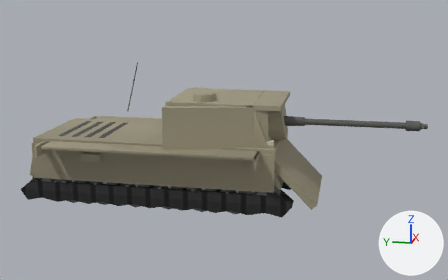
The glTF model client/assets/models/enemy-td.glb: old version first, new version second.
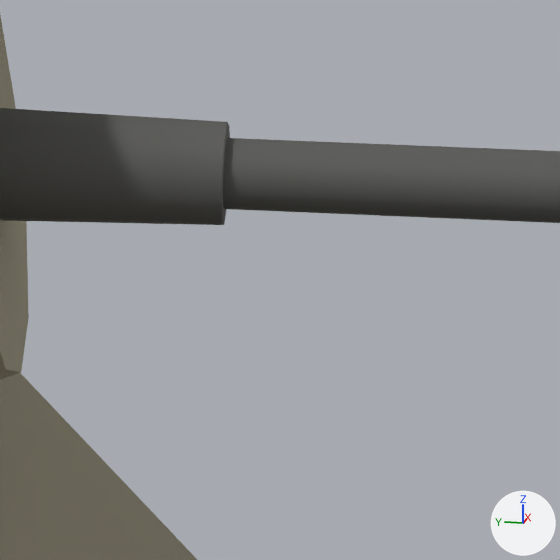
The first picture shows the older version from a 50 mm lens placed at (-15.95, -4.86, 5.66), pointed at (-0.05, -1.68, 1.69). The close-ups show the older and then the newer version on the part from 64% to 75% of the width and 38% to 55% of the height of that picture. Only the edits that show in the close-ups are written down. Lighting does not change. The marker at lower right points along +X, +Y and +Z. Where no turn or scale is listed for an object, it has been applied to the vertices. Vertices at exactly the same position are counted once.

Script lines for the objects in view, before the commit:
```python
me_mesh_18 = bpy.data.meshes.new('Mesh_18')
me_mesh_18.from_pydata(...)  # 8 vertices, 12 faces; spans x -1.25..1.25, y -4.27..-2.83, z 0.31..1.76
me_mesh_18.materials.append(mat_glacis_mat)
me_mesh_22 = bpy.data.meshes.new('Mesh_22')
me_mesh_22.from_pydata(...)  # 36 vertices, 60 faces; spans x -1.15..1.15, y -3.37..-2.38, z 1.63..2.88
me_mesh_22.materials.append(mat_mantlet_mat)
me_mesh_25 = bpy.data.meshes.new('Mesh_25')
me_mesh_25.from_pydata(...)  # 96 vertices, 160 faces; spans x -0.13..0.13, y -3.57..0.04, z -0.13..0.13
me_mesh_25.materials.append(mat_barrel_mat)
ob_barrel = bpy.data.objects.new('barrel', me_mesh_25)
ob_barrel.location = (0.0, -3.3, 2.27)
ob_glacis = bpy.data.objects.new('glacis', me_mesh_18)
ob_glacis.location = (0.0, 0.0, 0.0)
ob_mantlet = bpy.data.objects.new('mantlet', me_mesh_22)
ob_mantlet.location = (0.0, 0.0, 0.0)
```
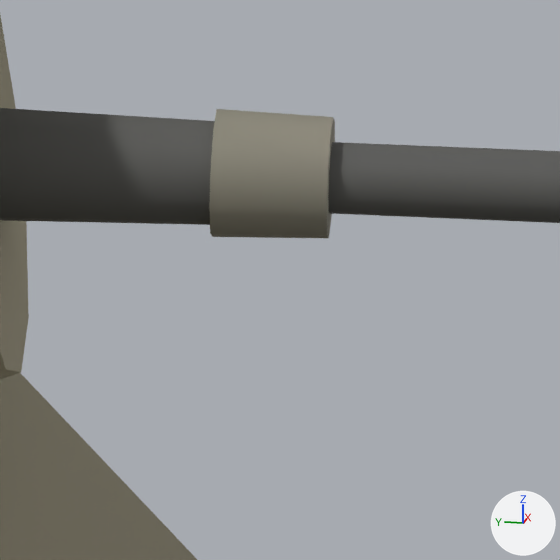
Diff of the bpy script that builds the scene:
```diff
--- a/client/assets/models/enemy-td.glb.py
+++ b/client/assets/models/enemy-td.glb.py
@@ me_mesh_25 @@
 # used by ob_barrel; location = (0.0, -3.3, 2.27)
-me_mesh_25.from_pydata(...)  # 96 vertices, 160 faces; spans x -0.13..0.13, y -3.57..0.04, z -0.13..0.13
+me_mesh_25.from_pydata(...)  # 120 vertices, 200 faces; spans x -0.14..0.14, y -3.57..0.04, z -0.15..0.15
+# me_mesh_25 part 1: the loose piece of 24 vertices spanning x -0.12..0.12, y -0.51..0.04, z -0.13..0.13 is copied, and the copy is scaled about its middle by (1.15, 0.473, 1.15), then moved by (0.0, -0.38, 0.0); it spans x -0.14..0.14, y -0.75..-0.49, z -0.15..0.15
 me_mesh_25.materials.append(mat_barrel_mat)
```

Pixel boxes (x1, y1, x2, y2) of what changed, in the close-ups (560 x 560 px):
'barrel', reshaped: before (0, 108, 560, 225); after (0, 108, 560, 238)
part 1 of me_mesh_25, added: after (209, 109, 335, 238)
